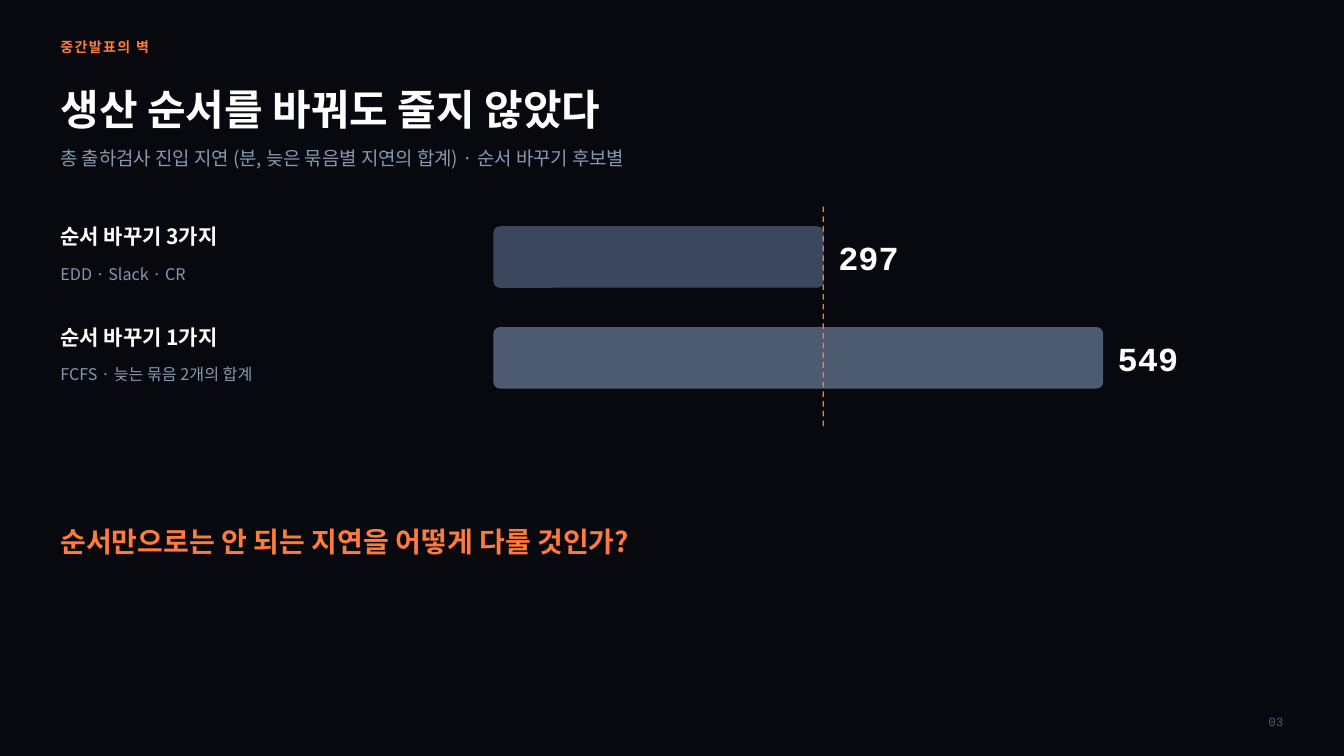
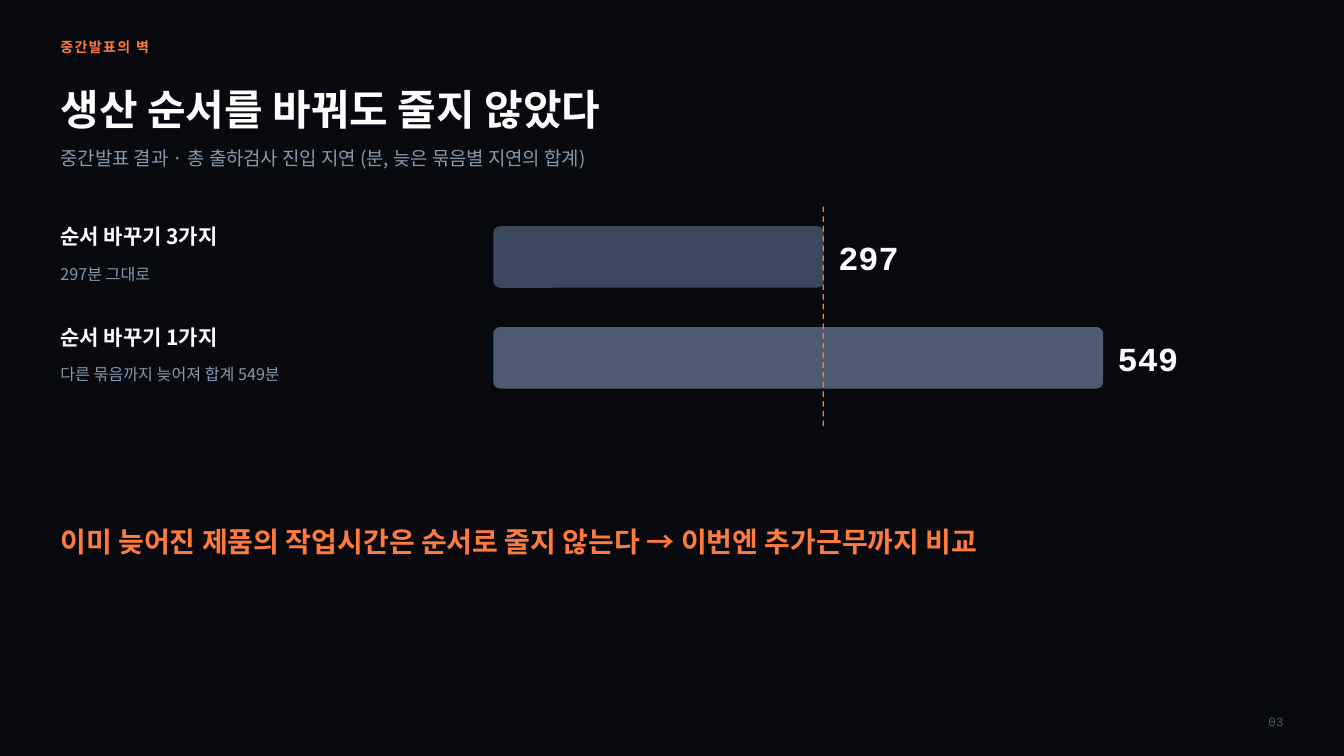
Before and after one commit to ricetablehyun/project4_manufacturing_logic, a slide deck: slide 3 of docs/final/presentation/공프4_기말발표_PPT_백업_점이동없음.pptx. Drawn at 1344x756 pixels with LibreOffice and Linux fonts; fonts in the diff are those of the drawing. Boxes give left, top, right and bottom in pixels: in the first picture for what was removed or moved away, otherwise in the second. Text is boxed around its words. In the diff, an @@ line names an element or a change of style, - is before the commit and + after.

```diff
--- a/docs/final/presentation/공프4_기말발표_PPT_백업_점이동없음.pptx
+++ b/docs/final/presentation/공프4_기말발표_PPT_백업_점이동없음.pptx
@@ text at (60,149,585,169): text changed @@
-총 출하검사 진입 지연 (분, 늦은 묶음별 지연의 합계) · 순서 바꾸기 후보별
+중간발표 결과 · 총 출하검사 진입 지연 (분, 늦은 묶음별 지연의 합계)
@@ text at (60,267,151,281): text changed @@
-EDD · Slack · CR
+297분 그대로
@@ text at (60,366,280,382): text changed @@
-FCFS · 늦는 묶음 2개의 합계
+다른 묶음까지 늦어져 합계 549분
@@ text at (60,528,978,555): text changed @@
-순서만으로는 안 되는 지연을 어떻게 다룰 것인가?
+이미 늦어진 제품의 작업시간은 순서로 줄지 않는다 → 이번엔 추가근무까지 비교
```
Also in this commit, not shown: 21 other slides changed, 10 other files.
